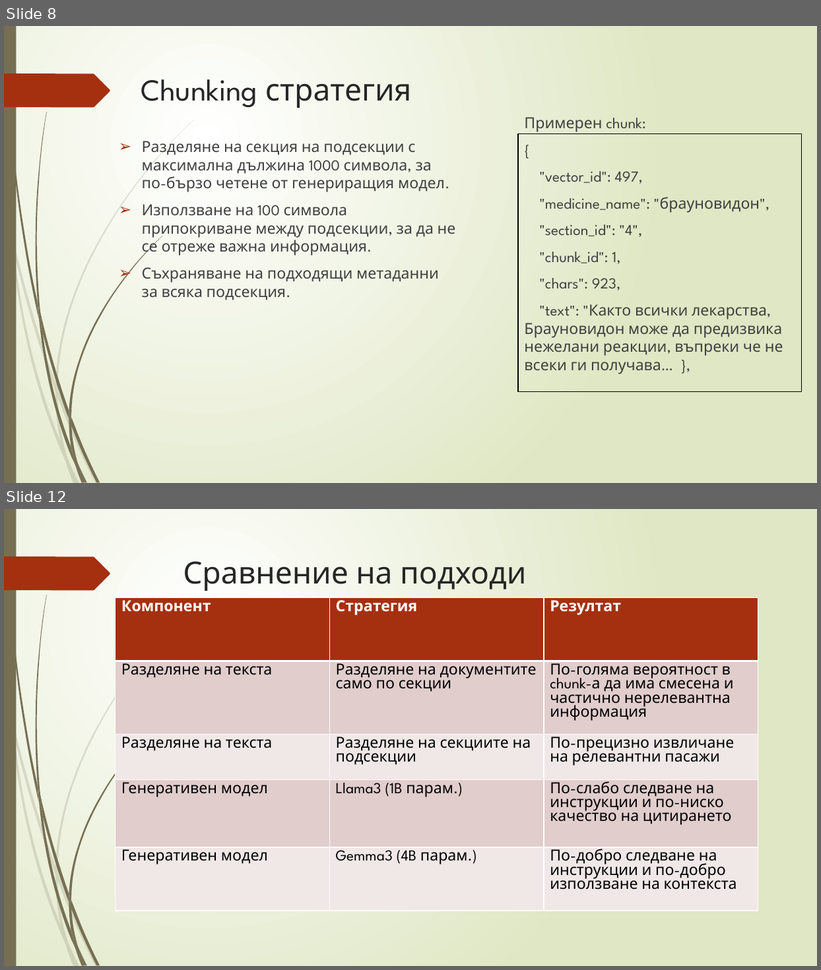
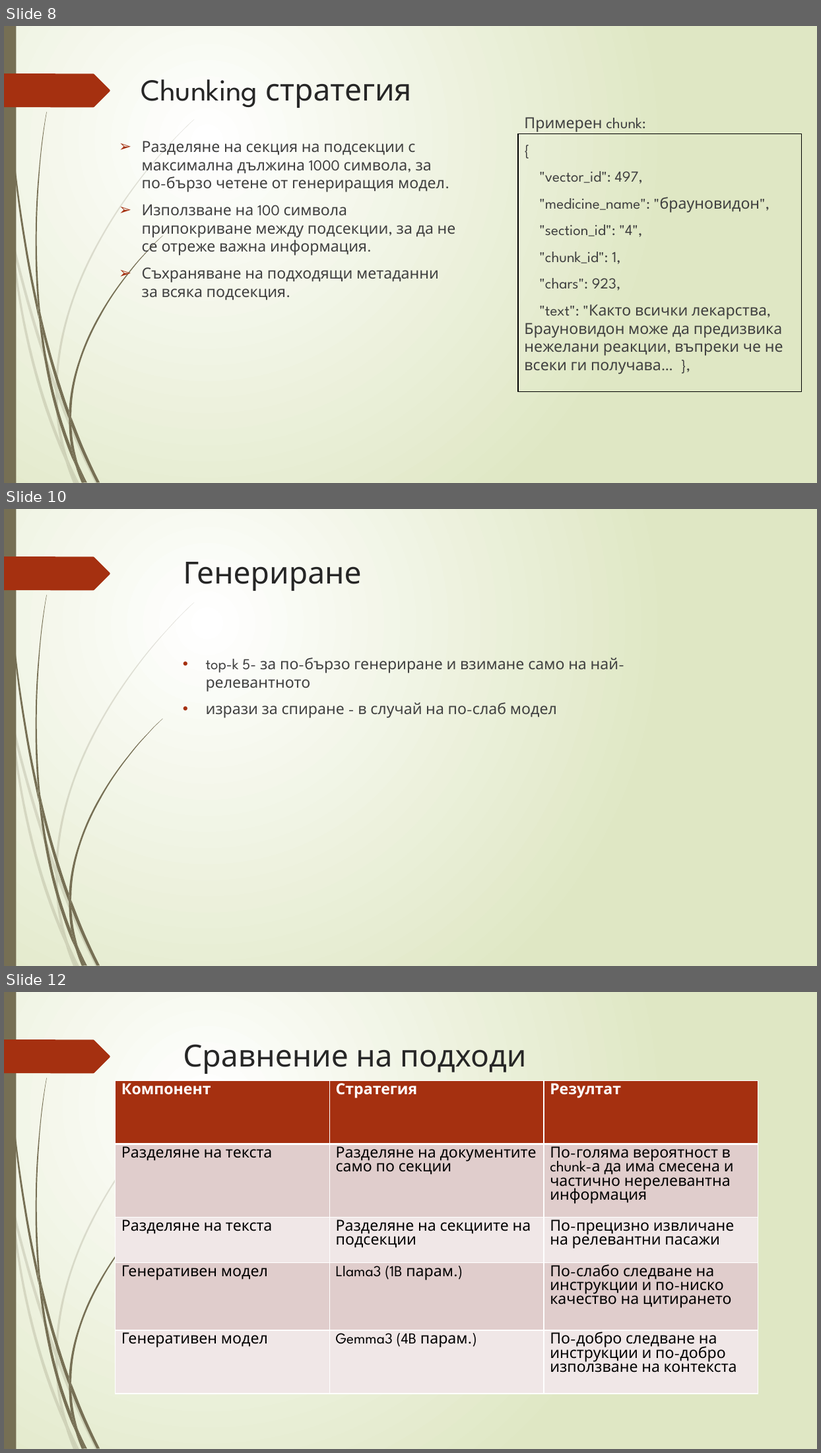
Before and after one commit to Samuil12/project_RAG, a slide deck: rag_presentation.pptx. Shown one above the other, each under a label of ours: slides 8 and 12 before the commit, slides 8, 10 and 12 after it; the slides between them are not shown. The pictures are 821x970 and 821x1453 pixels, drawn with LibreOffice and Linux fonts; fonts in the diff are those of the drawing. Boxes give left, top, right and bottom in pixels: in the first picture for what was removed or moved away, otherwise in the second. Text is boxed around its words. In the diff, an @@ line names an element or a change of style, - is before the commit and + after.

```diff
--- a/rag_presentation.pptx
+++ b/rag_presentation.pptx
@@ slide 10 added at box(4, 509, 817, 966), background gradient #FFFFFF to #DFE8C4; not listed: 24 template elements that a slide beside it also shows @@
@@ title added at box(183, 562, 361, 591), 36 pt, text #262626 @@
+Генериране
@@ text added at box(206, 657, 619, 718), 18 pt, text #404040 @@
+• top-k 5- за по-бързо генериране и взимане само на най-релевантното
+• изрази за спиране - в случай на по-слаб модел
```
Also in this commit, not shown: 6 slides changed, 2 slides removed.
